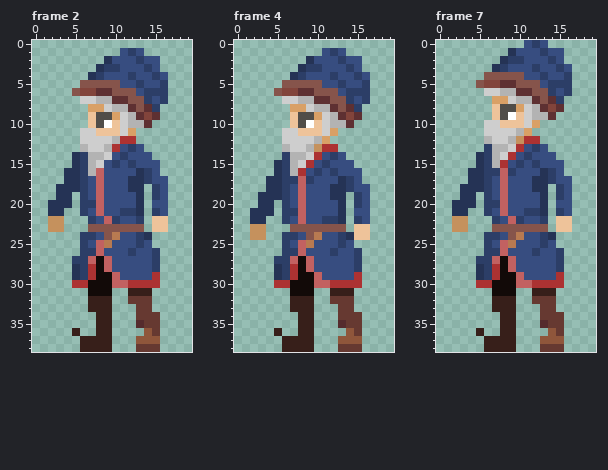
Two states of a pixel-art file, Aseprite/NPCs/aslat/aslat_idle.aseprite. The picture above was drawn from the file before the commit.
39x53 pixels, 7 frames. Colours within 5 levels of each other are drawn and written as one. Shown: frame 2, frame 4, frame 7. The old version is drawn lined up with the new one, on the new canvas. The commit also changed other frames, which this record leaves out.
New version:
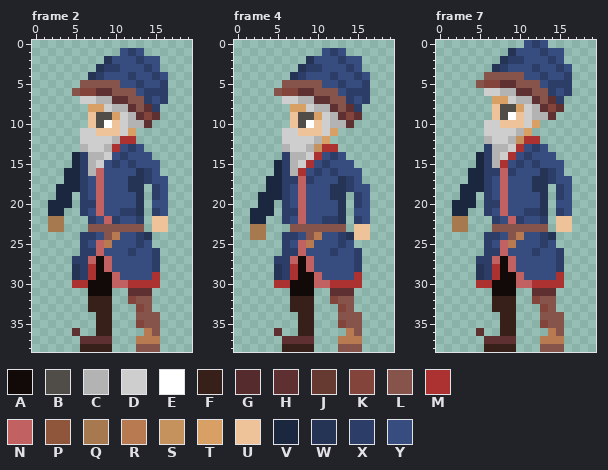
Palette (. is transparent): A #120a08  B #504d49  C #b3b3b3  D #cecece  E #ffffff  F #371f1a  G #552b2d  H #5e3032  J #663931  K #82443b  L #86544b  M #ac3232  N #c26161  P #8f563b  Q #a67a4e  R #b87a51  S #c5915d  T #d9a066  U #eec39a  V #1b263f  W #253355  X #2c3e67  Y #374d80
From old to new:
canvas 39x53 -> 20x39, the old top-left corner now at -9,-14 (the part of the old canvas that was cut away was empty and is not shown)
Frame 2:
y 14..15: x 5 W -> V
y 16..17: x 4..5 WW -> VV
y 18: x 3..5 WWW -> VVV
y 19: x 3..4 WW -> VV
y 20: x 2..4 WWW -> VVV
y 21: x 2..3 WW -> VV
y 22..23: x 2..3 SS -> QQ
y 31: x 12..14 FFF -> HHH
y 32: x 12..14 JJJ -> KLL
y 33: x 13..14 JJ -> KL
y 34: x 13..15 JJJ -> LLL
y 35: x 13..15 GJJ -> KLL
y 36: x 5 F -> H; x 14..15 PJ -> RL
y 37: x 6..9 FFFF -> HHHH; x 13..15 PPP -> RRR
y 38: x 13..15 JJJ -> LLL
Frame 4:
y 15..16: x 5 W -> V
y 17..18: x 4..5 WW -> VV
y 19: x 3..5 WWW -> VVV
y 20: x 3..4 WW -> VV
y 21: x 2..4 WWW -> VVV
y 22: x 2..3 WW -> VV
y 23..24: x 2..3 SS -> QQ
y 31: x 12..14 FFF -> HHH
y 32: x 12..14 JJJ -> KLL
y 33: x 13..14 JJ -> KL
y 34: x 13..15 JJJ -> LLL
y 35: x 13..15 GJJ -> KLL
y 36: x 5 F -> H; x 14..15 PJ -> RL
y 37: x 6..9 FFFF -> HHHH; x 13..15 PPP -> RRR
y 38: x 13..15 JJJ -> LLL
Frame 7: the same change as frame 2
Changed places in both pictures, as pixel boxes (x1, y1, x2, y2):
changed: (48, 152, 80, 232)
changed: (72, 288, 160, 352)
changed: (250, 160, 282, 240)
changed: (274, 288, 362, 352)
changed: (452, 152, 484, 232)
changed: (476, 288, 564, 352)
